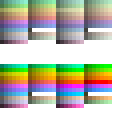
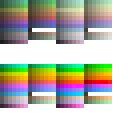
Before/after of a (128, 128) layered artwork. What changed in the layer stack:
painted on "Layer 14" over [0, 0, 56, 44]
